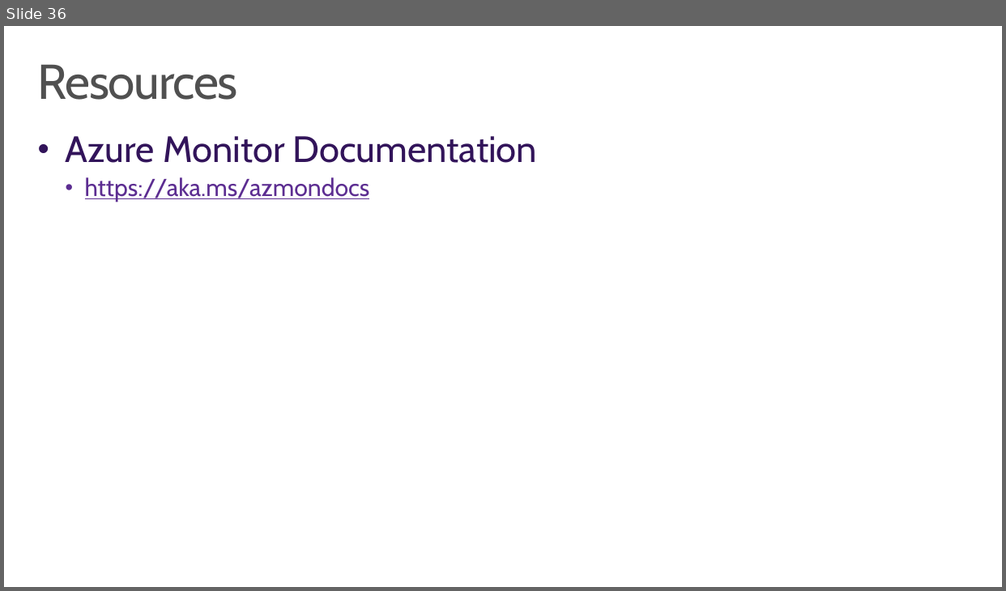
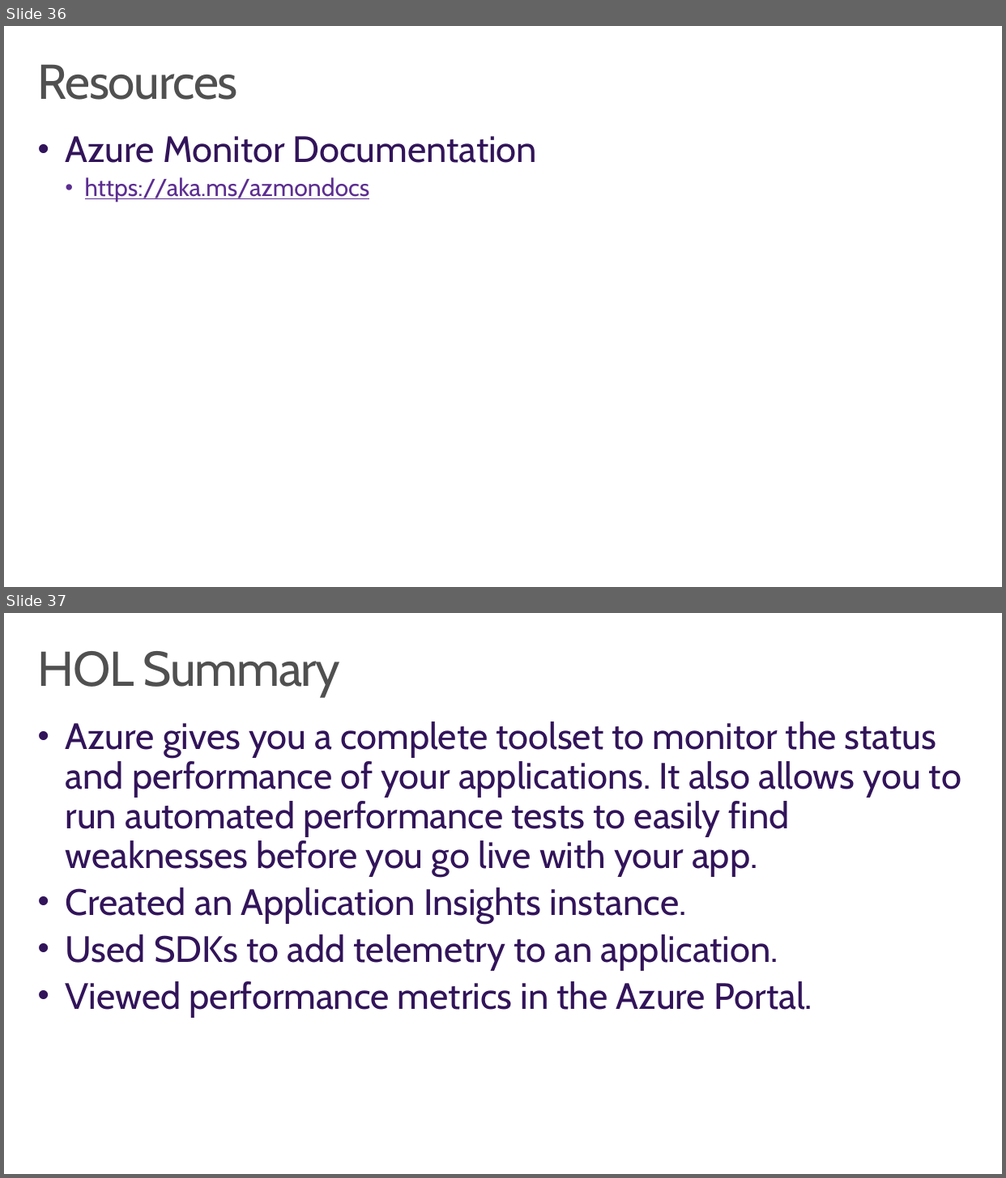
Before and after one commit to wely/DevCamp, a slide deck: Presentation/Module06-Monitoring.pptx. Shown one above the other, each under a label of ours: slide 36 before the commit, slides 36 and 37 after it. The pictures are 1006x591 and 1006x1178 pixels, drawn with LibreOffice and Linux fonts; fonts in the diff are those of the drawing; background and template pictures are left out. Boxes give left, top, right and bottom in pixels: in the first picture for what was removed or moved away, otherwise in the second. Text is boxed around its words. In the diff, an @@ line names an element or a change of style, - is before the commit and + after.

```diff
--- a/Presentation/Module06-Monitoring.pptx
+++ b/Presentation/Module06-Monitoring.pptx
@@ slide 37 added at (x1=4, y1=613, x2=1002, y2=1174), background #FFFFFF @@
@@ title added at (x1=38, y1=651, x2=341, y2=696), 48 pt, text #505050 @@
+HOL Summary
@@ text added at (x1=66, y1=722, x2=961, y2=1017), 36 pt, text #32145A @@
+• Azure gives you a complete toolset to monitor the status and performance of your applications. It also allows you to run automated performance tests to easily find weaknesses before you go live with your app.
+• Created an Application Insights instance.
+• Used SDKs to add telemetry to an application.
+• Viewed performance metrics in the Azure Portal.
```
Also in this commit, not shown: 2 other files.
